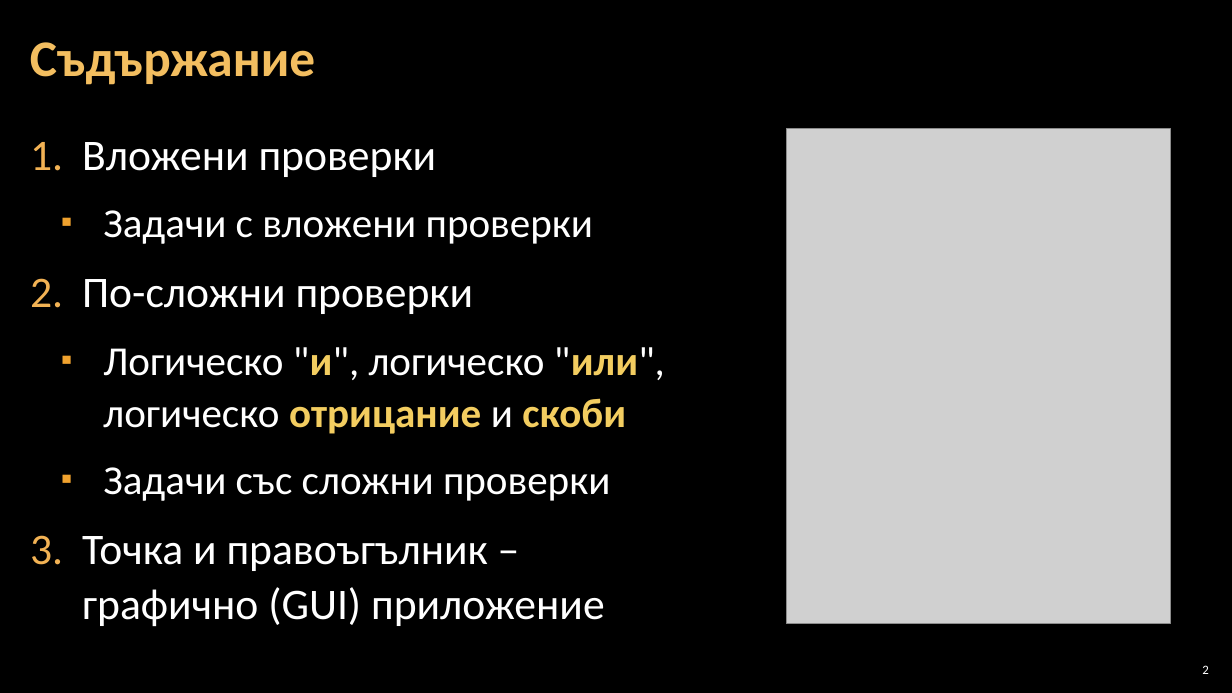
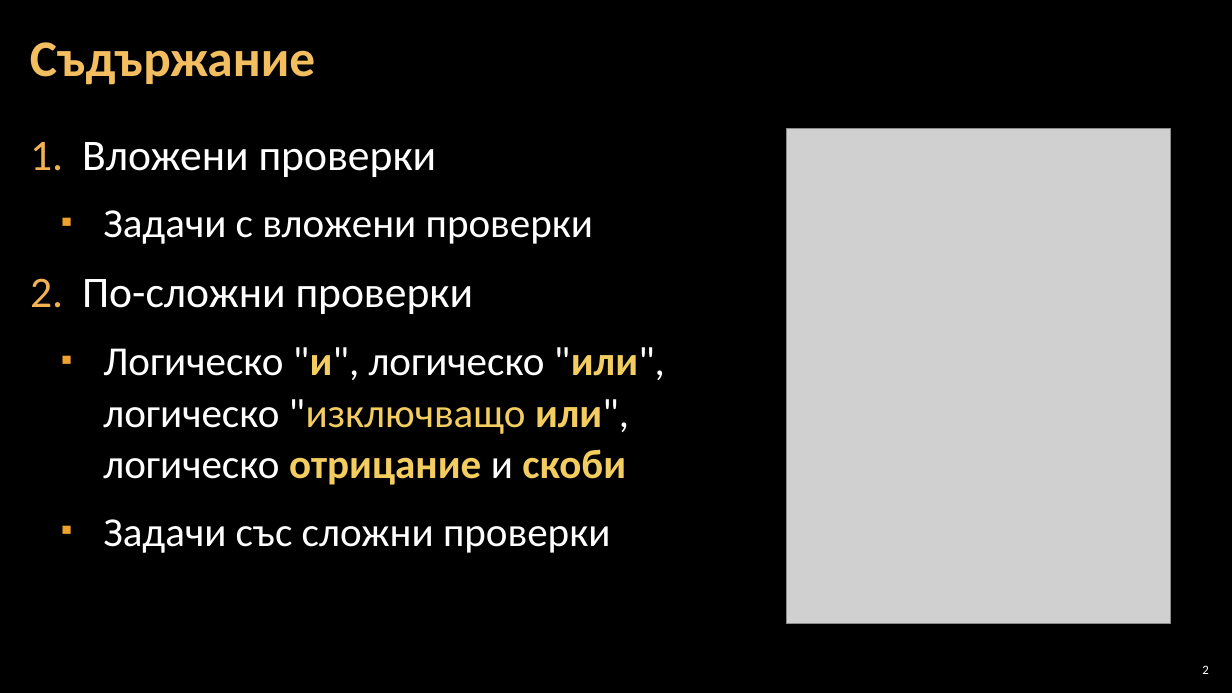
Before and after one commit to Software-University/Python-Basics, a slide deck: slide 2 of 4. Complex-Conditions/4. Complex-Conditions.pptx. Drawn at 1232x693 pixels with LibreOffice and Linux fonts; fonts in the diff are those of the drawing; grey boxes stand for pictures; background and template pictures are left out. Boxes give left, top, right and bottom in pixels: in the first picture for what was removed or moved away, otherwise in the second. Text is boxed around its words. In the diff, an @@ line names an element or a change of style, - is before the commit and + after.

```diff
--- a/4. Complex-Conditions/4. Complex-Conditions.pptx
+++ b/4. Complex-Conditions/4. Complex-Conditions.pptx
@@ text at [103,347,665,485]: text changed @@
-  ▪ Логическо "и", логическо "или", логическо отрицание и скоби
+  ▪ Логическо "и", логическо "или", логическо "изключващо или", логическо отрицание и скоби
@@ text at [82,536,605,626]: paragraph removed @@
-3. Точка и правоъгълник – графично (GUI) приложение
```
Also in this commit, not shown: 7 other slides changed, 8 slides removed, 3 other files.
